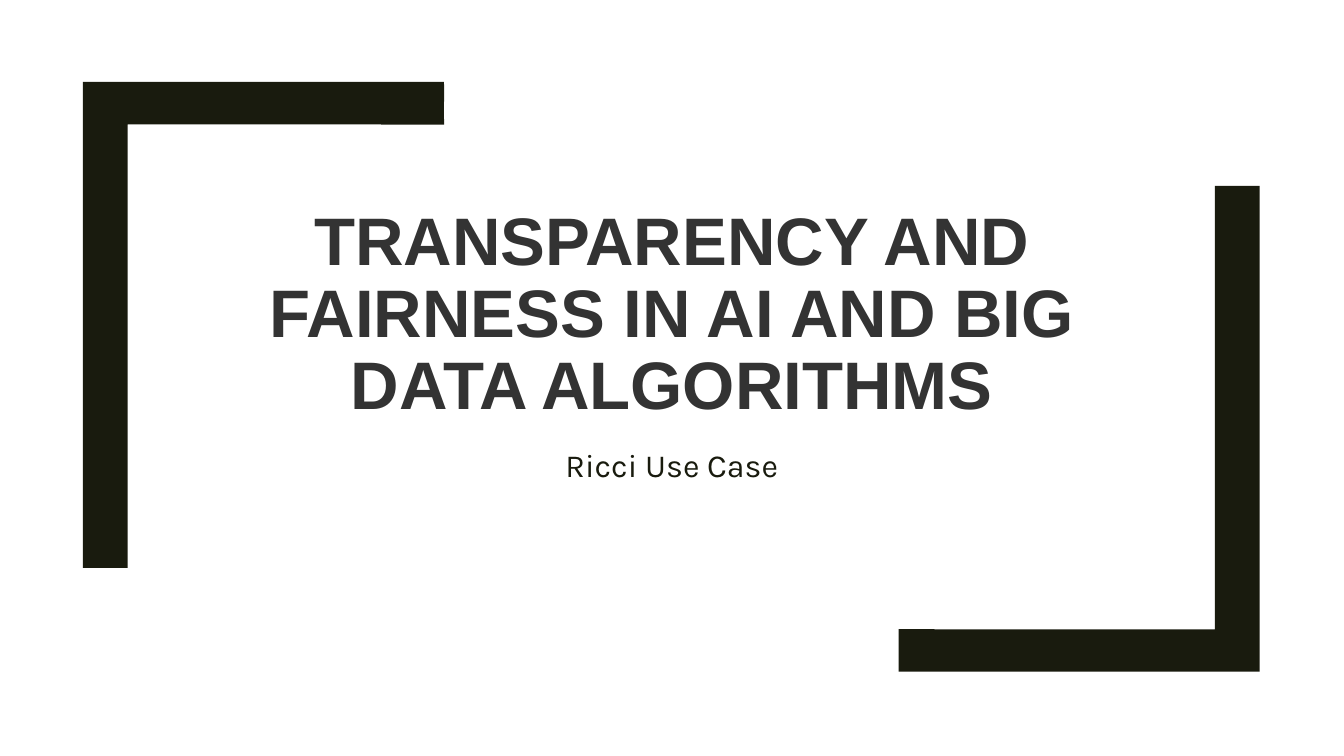
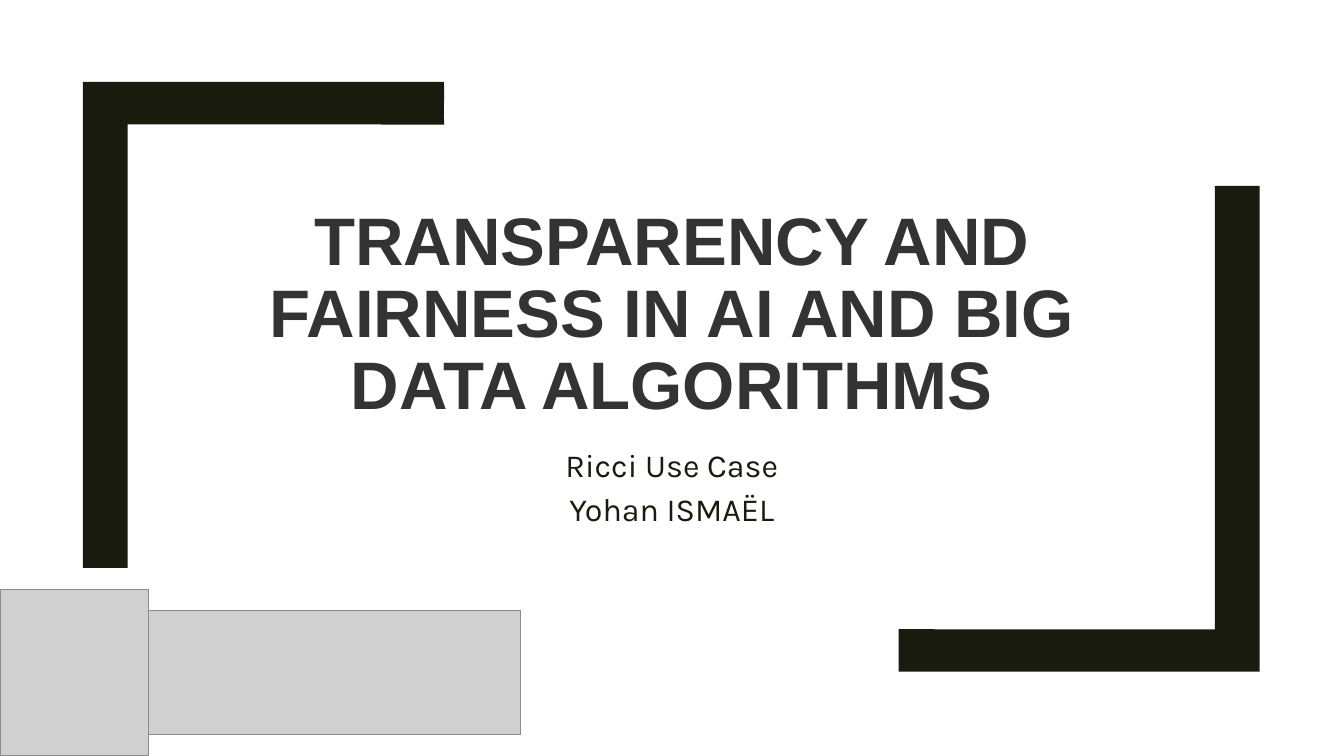
Before and after one commit to Isyohan/Fairness_IA_Project, a slide deck: slide 1 of Présentation.pptx. Drawn at 1344x756 pixels with LibreOffice and Linux fonts; fonts in the diff are those of the drawing; grey boxes stand for pictures. Boxes give left, top, right and bottom in pixels: in the first picture for what was removed or moved away, otherwise in the second. Text is boxed around its words. In the diff, an @@ line names an element or a change of style, - is before the commit and + after.

```diff
--- a/Présentation.pptx
+++ b/Présentation.pptx
@@ subtitle at (569, 494, 774, 522): paragraph added @@
+Yohan ISMAËL
@@ picture added at (0, 590, 148, 756) @@
@@ picture added at (149, 611, 521, 735) @@
```
Also in this commit, not shown: 3 other slides changed, 1 other file.
